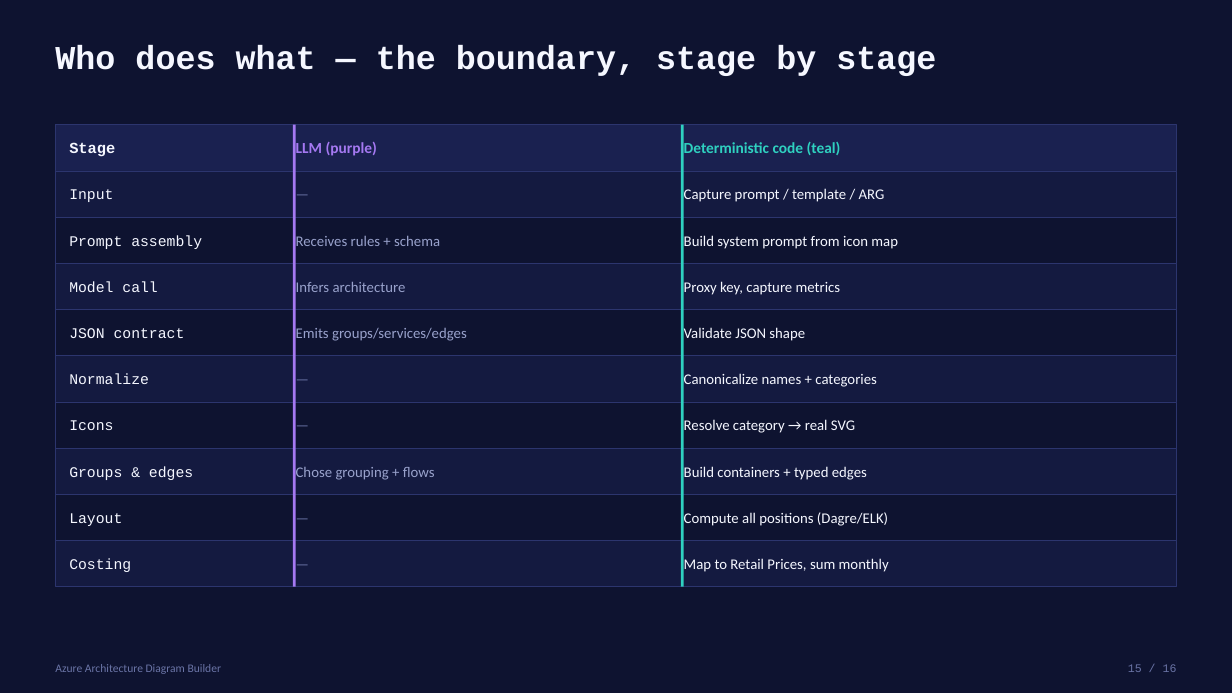
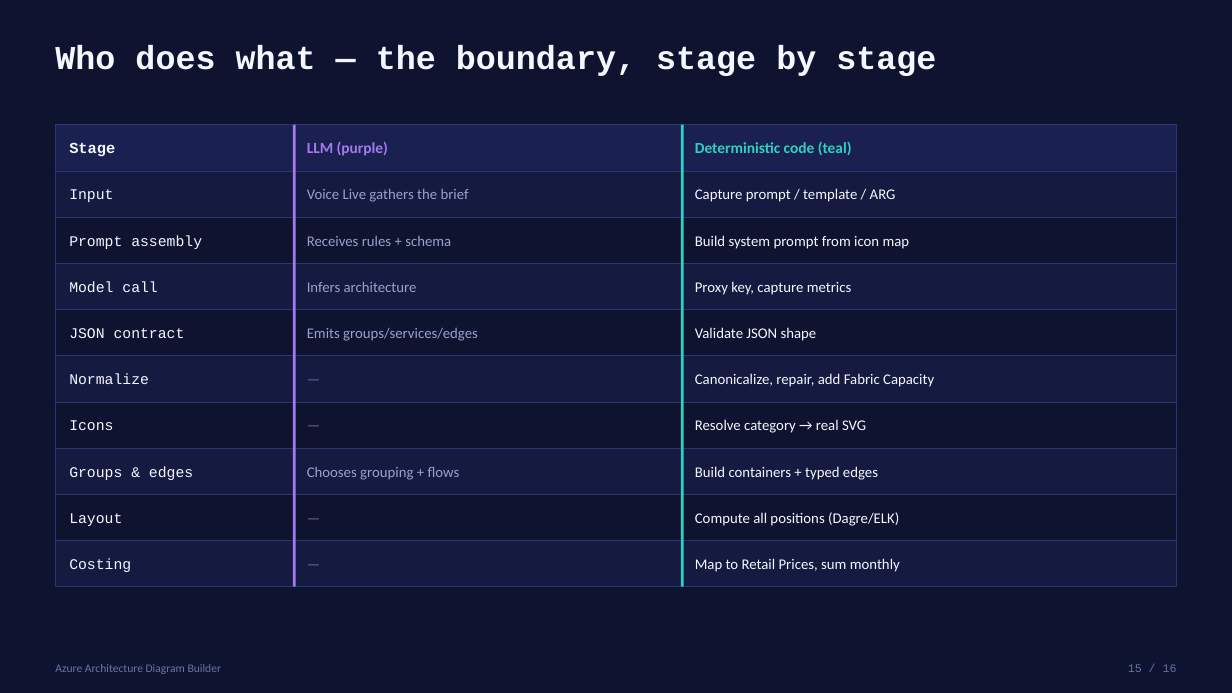
Before and after one commit to Arturo-Quiroga-MSFT/azure-architecture-diagram-builder, a slide deck: slide 15 of decks/diagram-generation/How-Diagrams-Are-Generated-Technical.pptx. Drawn at 1232x693 pixels with LibreOffice and Linux fonts; fonts in the diff are those of the drawing. Boxes give left, top, right and bottom in pixels: in the first picture for what was removed or moved away, otherwise in the second. Text is boxed around its words. In the diff, an @@ line names an element or a change of style, - is before the commit and + after.

```diff
--- a/decks/diagram-generation/How-Diagrams-Are-Generated-Technical.pptx
+++ b/decks/diagram-generation/How-Diagrams-Are-Generated-Technical.pptx
@@ text "LLM (purple)": place and size @@
-text "LLM (purple)" at [296,142,377,156]
+text "LLM (purple)" at [307,142,388,156]
@@ text "Deterministic code (teal)": place and size @@
-text "Deterministic code (teal)" at [684,142,841,155]
+text "Deterministic code (teal)" at [695,142,852,155]
@@ text "Capture prompt / template / ...": place and size @@
-text "Capture prompt / template / ..." at [684,188,885,202]
+text "Capture prompt / template / ..." at [695,188,896,202]
@@ text at [307,189,469,202]: text changed; text colour #6A74A6 to #99A2CC @@
-—
+Voice Live gathers the brief
@@ text "Receives rules + schema": place and size @@
-text "Receives rules + schema" at [296,236,440,246]
+text "Receives rules + schema" at [307,236,451,246]
@@ text "Build system prompt from icon ...": place and size @@
-text "Build system prompt from icon ..." at [684,235,898,249]
+text "Build system prompt from icon ..." at [695,235,910,249]
@@ text "Infers architecture": place and size @@
-text "Infers architecture" at [296,282,406,292]
+text "Infers architecture" at [307,282,417,292]
@@ text "Proxy key, capture metrics": place and size @@
-text "Proxy key, capture metrics" at [684,281,841,295]
+text "Proxy key, capture metrics" at [695,281,852,295]
@@ text "Emits groups/services/edges": place and size @@
-text "Emits groups/services/edges" at [296,328,467,341]
+text "Emits groups/services/edges" at [307,328,478,341]
@@ text "Validate JSON shape": place and size @@
-text "Validate JSON shape" at [684,327,805,341]
+text "Validate JSON shape" at [695,327,817,341]
@@ text "—" rewrapped from [296,356,675,402] to [307,356,675,402] @@
@@ text at [695,373,934,387]: text changed @@
-Canonicalize names + categories
+Canonicalize, repair, add Fabric Capacity
@@ text "—" rewrapped from [296,402,675,448] to [307,402,675,448] @@
@@ text "Resolve category → real SVG": place and size @@
-text "Resolve category → real SVG" at [684,419,855,433]
+text "Resolve category → real SVG" at [695,419,866,433]
@@ text "Build containers + typed edges": place and size @@
-text "Build containers + typed edges" at [684,466,867,480]
+text "Build containers + typed edges" at [695,466,878,480]
@@ text at [307,467,460,480]: text changed @@
-Chose grouping + flows
+Chooses grouping + flows
@@ text "—" rewrapped from [296,494,675,541] to [307,494,675,541] @@
@@ text "Compute all positions (Dagre/ELK)": place and size @@
-text "Compute all positions (Dagre/ELK)" at [684,512,888,526]
+text "Compute all positions (Dagre/ELK)" at [695,512,899,526]
@@ text "—" rewrapped from [296,541,675,587] to [307,541,675,587] @@
@@ text "Map to Retail Prices, sum ...": place and size @@
-text "Map to Retail Prices, sum ..." at [684,558,889,572]
+text "Map to Retail Prices, sum ..." at [695,558,900,572]
```
Also in this commit, not shown: 10 other slides changed, 8 other files.
